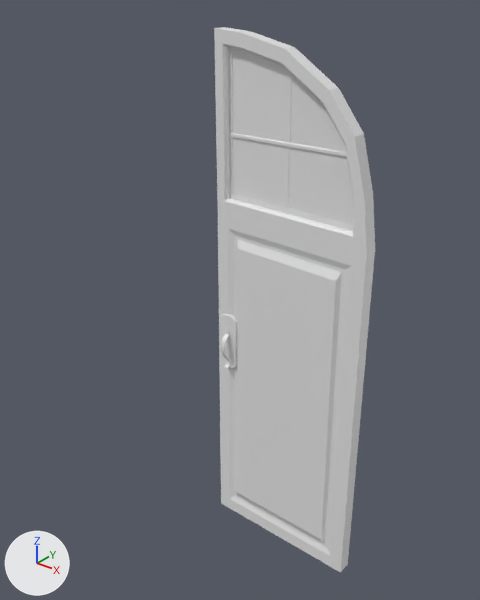
Before and after pictures for a commit that changed the FBX model Afterlife Gen 2/Assets/Art/Modular Kits/Mansion/Doors/Door_Double_Right.fbx.
Both versions are drawn from a 50 mm camera at (-5.9, 0.85, 2.39) aimed at (-7.53, 2.88, 1.13). Lighting does not change. The marker at lower left points along +X, +Y and +Z. Materials are left out; every surface is plain grey.
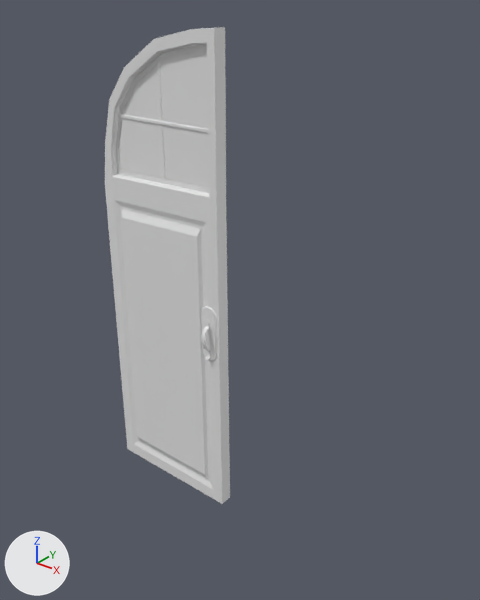
The newer file is also turned or shifted as a whole; pictures and numbers use the older file's frame.

Scene script edits in JSON lines:
```json
{"block": "me_cube_004", "where": "# used by ob_cube_002; location = (-6.911, 2.829, -0.006); rotation_euler = (1.571, 0.0, 0.0), in degrees (90, 0, 0); scale = (0.01, 0.01, 0.01)"}
{"op": "remove", "block": "me_cube_004", "code": "me_cube_004.from_pydata(...)  # 397 vertices, 340 faces; spans x -67.0..2.0, y 1.0..223.0, z -7.0..7.0"}
{"op": "add", "block": "me_cube_004", "code": "me_cube_004.from_pydata(...)  # 458 vertices, 372 faces; spans x -1.0..0.0, y 0.0..2.0, z 0.0"}
{"block": "me_cube_004", "change": "me_cube_004 part 1: the loose piece of 16 vertices spanning x -36.0..-34.0, y 159.0..212.0, z 0.0..1.0 is scaled about the mesh origin by 0.01"}
{"block": "me_cube_004", "change": "me_cube_004 part 2: the loose piece of 9 vertices spanning x -62.0..-6.0, y 158.0..217.0, z 0.0 is scaled about the mesh origin by 0.01"}
{"block": "me_cube_004", "change": "me_cube_004 part 3: the loose piece of 36 vertices spanning x -65.0..-57.0, y 83.0..110.0, z 2.0..4.0 is scaled about the mesh origin by 0.01"}
{"block": "me_cube_004", "change": "me_cube_004 part 4: the loose piece of 60 vertices spanning x -62.0..-60.0, y 84.0..104.0, z 3.0..7.0 is scaled about the mesh origin by 0.01"}
{"block": "me_cube_004", "change": "me_cube_004 part 5: a new loose piece of 128 vertices spanning x -1.0..0.0, y 0.0..2.0, z 0.0"}
{"block": "me_cube_004", "change": "me_cube_004 part 6: a new loose piece of 24 vertices spanning x -1.0..0.0, y 2.0, z 0.0"}
{"block": "me_cube_004", "change": "me_cube_004 part 7: the loose piece of 24 vertices spanning x -63.0..-9.0, y 184.0..186.0, z -1.0..1.0 is deleted"}
{"block": "me_cube_004", "change": "me_cube_004 part 8"}
{"block": "me_cube_004", "change": "116 vertices are removed from x -67.0..2.0, y 1.0..223.0, z -4.0..4.0"}
{"block": "me_cube_004", "change": "116 faces are deleted"}
{"op": "set", "path": "ob_cube_002.location", "old": "(-6.911, 2.829, -0.006)", "new": "(-8.247, 2.829, -0.006)"}
{"op": "set", "path": "ob_cube_002.rotation_euler", "old": "(1.571, 0.0, 0.0)", "new": "(-1.571, 0.0, 0.0)", "note": "degrees (90, 0, 0) -> degrees (-90, 0, 0)"}
{"op": "set", "path": "ob_cube_002.scale", "old": "(0.01, 0.01, 0.01)", "new": "(-1.0, -1.0, -1.0)"}
```

Pixel boxes (x1, y1, x2, y2) of what changed, in the pictures (480 x 600 px; the box of a moved part takes in the faces that stretch with it):
```json
{"object": "Cube.002", "change": "reshaped, moved, turned, rescaled", "before": [214, 27, 375, 573], "after": [105, 27, 230, 504]}
{"part": 1, "of": "me_cube_004", "change": "moved or reshaped", "before": [285, 76, 292, 208], "after": [157, 62, 165, 179]}
{"part": 2, "of": "me_cube_004", "change": "moved or reshaped", "before": [232, 53, 352, 225], "after": [119, 51, 209, 188]}
{"part": 3, "of": "me_cube_004", "change": "moved or reshaped", "before": [221, 314, 237, 369], "after": [201, 306, 217, 360]}
{"part": 4, "of": "me_cube_004", "change": "moved or reshaped", "before": [221, 327, 230, 368], "after": [201, 319, 211, 360]}
{"part": 5, "of": "me_cube_004", "change": "added", "after": [105, 27, 230, 504]}
{"part": 6, "of": "me_cube_004", "change": "added", "after": [119, 114, 208, 133]}
{"part": 7, "of": "me_cube_004", "change": "deleted", "before": [229, 133, 347, 157]}
{"part": 8, "of": "me_cube_004", "change": "deleted", "before": [214, 27, 375, 573]}
```
